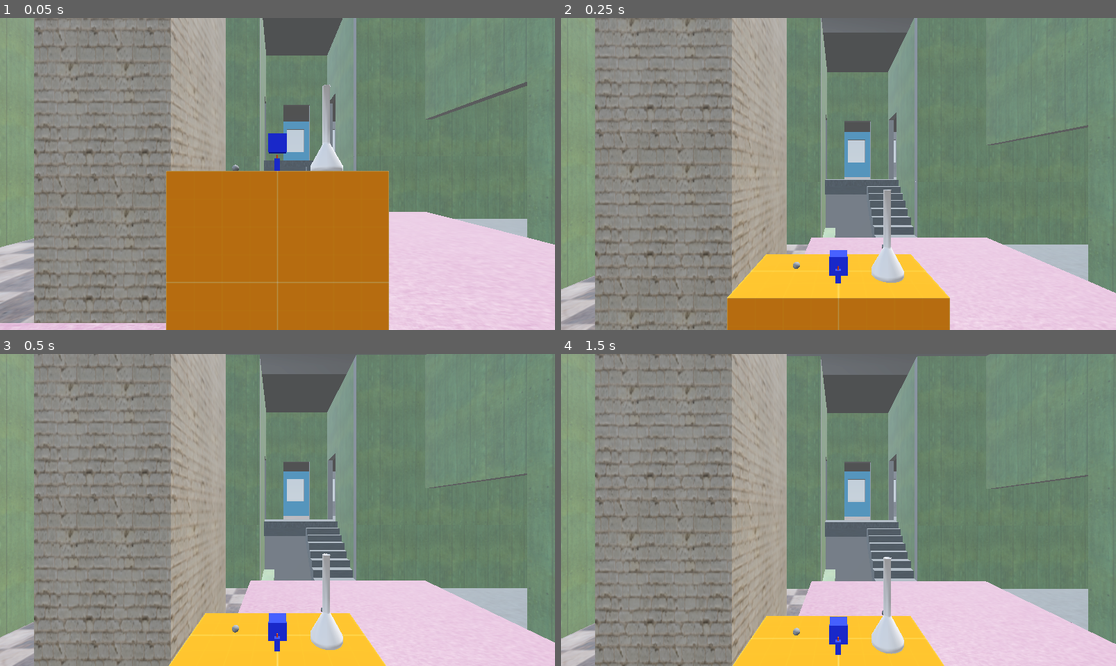
Above: before the commit, frames 1-4 (two rows, left to right).
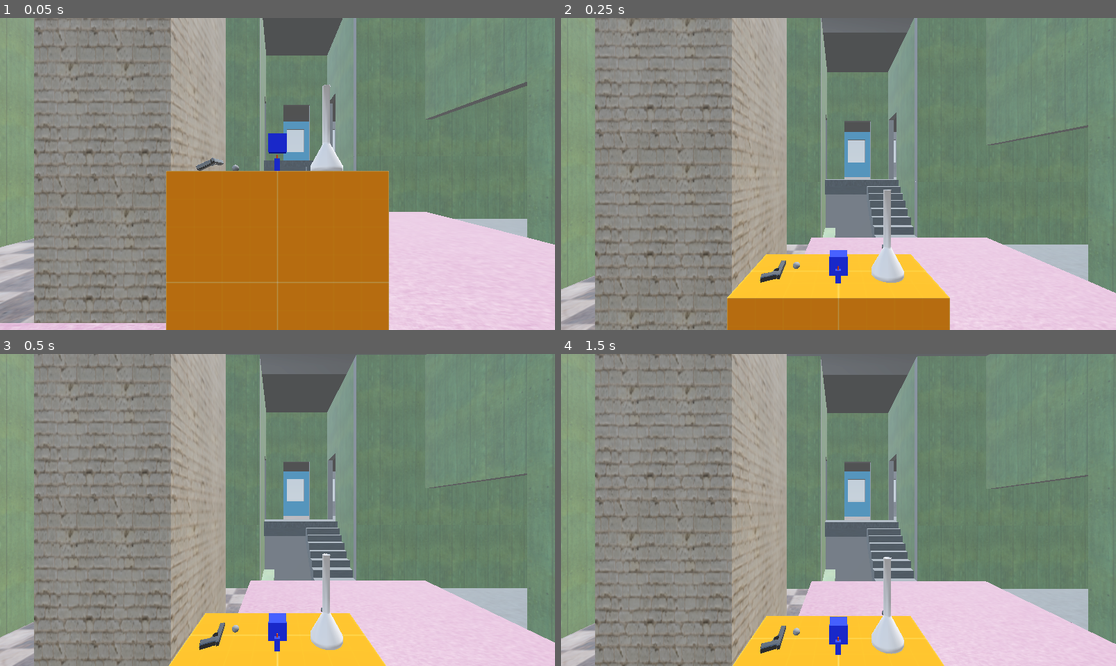
Above: after the commit, the same moments.

Repository: Tohzt/VR-Testing
Game: Godot game, scene res://Main.tscn
The game is run twice, just before and just after one commit, with the same random seed, the same clock (stepped at 60 frames per second) and the same inputs. A sky picture missing from this copy of the repository is replaced by a grey-blue gradient.
Inputs (mouse positions are in pixels of both pictures, inside the frame that each line leads up to):
- Up to frame 1 (0.05 s): no input
- Up to frame 2 (0.25 s): no input
- Up to frame 3 (0.5 s): no input
- Up to frame 4 (1.5 s): tap Enter (ui_accept) at 0.5, 0.77, 1.07, 1.25 s; move the mouse to (960, 494) at 0.52 s; hold Right (ui_right) 0.53-1.25 s; click (960, 494) at 0.67 s; drag from (727, 525) to (810, 572) at 1.27 s

The runs differ from the first frame. In frame 1, less than 0.1% of the frame differs, in the area x 35-41%, y 44-49%; in frame 2, 0.1%; in frame 3, 0.2%; in frame 4, 0.2%, in the area x 35-41%, y 87-96%.

Commit message:
added gun to main

Diff:
--- a/Main.tscn
+++ b/Main.tscn
@@ -10,6 +10,7 @@
 [ext_resource type="PackedScene" uid="uid://un5f2rbg8df4" path="res://Objects/Bernie.tscn" id="7_trn2v"]
 [ext_resource type="PackedScene" uid="uid://c4qhwniu1cdlo" path="res://Objects/Bong.tscn" id="8_trn2v"]
 [ext_resource type="PackedScene" uid="uid://dye3al27lo6pr" path="res://Objects/Zippo.tscn" id="9_03owx"]
+[ext_resource type="PackedScene" uid="uid://bw8q6kdt5r6pn" path="res://Objects/Gun.tscn" id="11_20pc6"]
 
 [sub_resource type="PanoramaSkyMaterial" id="PanoramaSkyMaterial_20pc6"]
 panorama = ExtResource("2_wkp8b")
@@ -75,3 +76,6 @@
 
 [node name="Zippo" parent="." unique_id=1442560392 instance=ExtResource("9_03owx")]
 transform = Transform3D(1, 0, 0, 0, 1, 0, 0, 0, 1, -0.0018471479, 1.0325, 0.122924626)
+
+[node name="Gun_Controller" parent="." unique_id=2019380971 instance=ExtResource("11_20pc6")]
+transform = Transform3D(0.5017976, 0.86498505, 0, -0.86498505, 0.5017976, 0, 0, 0, 1, -0.38686803, 1.0351794, 0.007113695)
